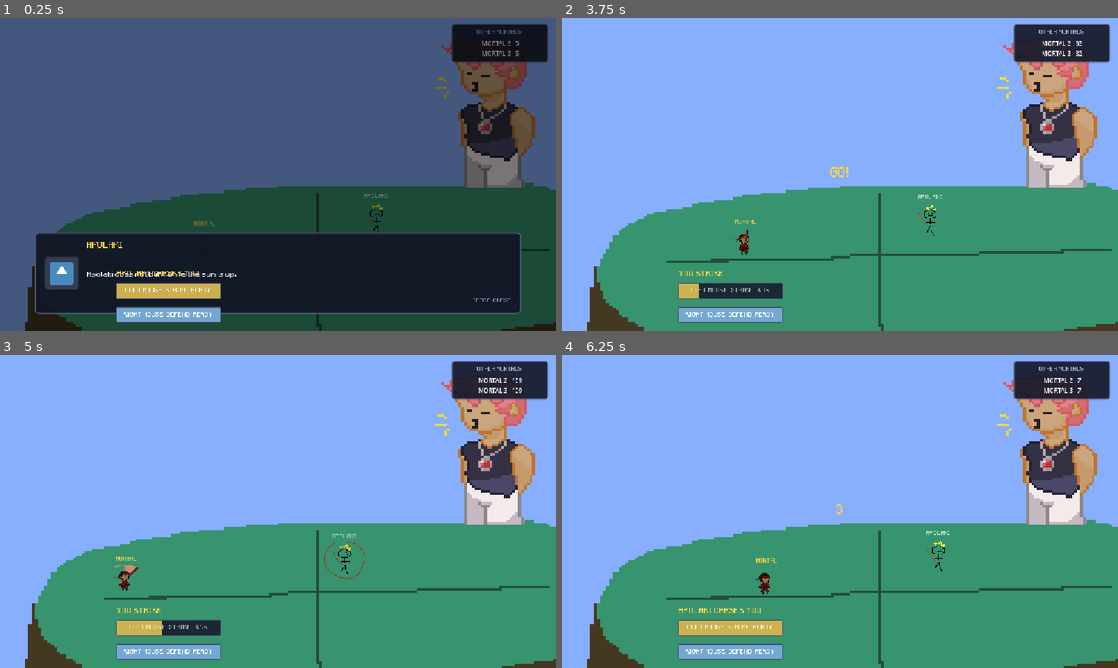
Above: before the commit, frames 1-4 (two rows, left to right).
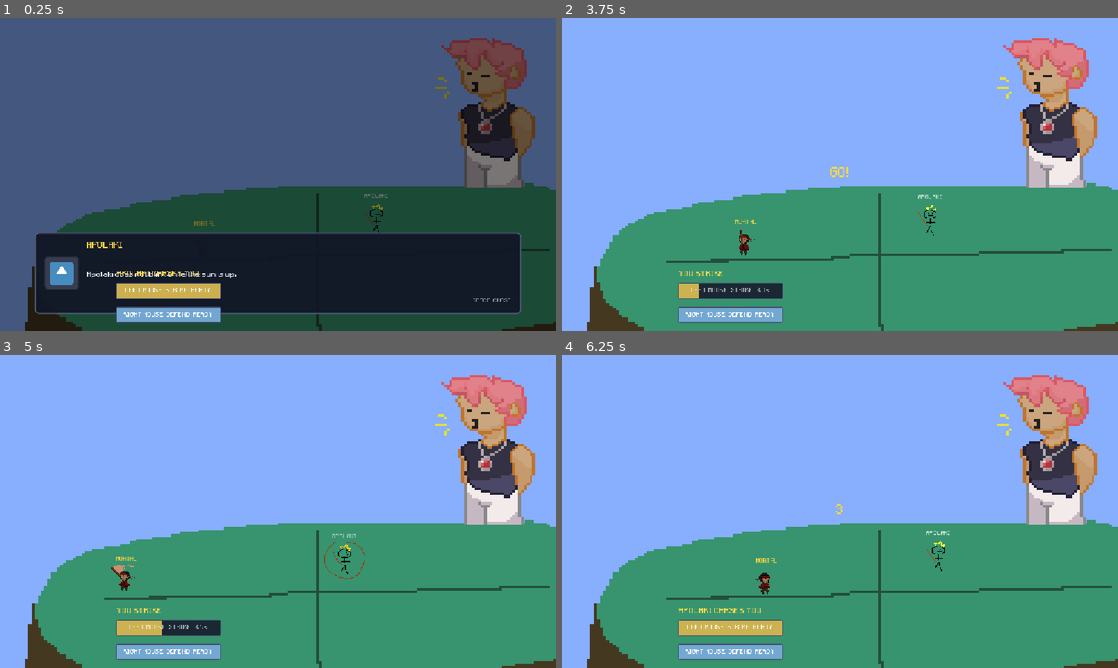
Above: after the commit, the same moments.

Repository: FraN-onLine/DOST2027
Game: Godot game, scene res://scenes/gods/apolaki/ApolakiArena.tscn
Two runs of this game, one before a commit and one after it. Both use one fixed random seed, a clock stepped at 60 frames per second and the inputs below. This scene is started directly instead of the project's main scene. The engine's default icon, where the game draws it, is replaced by a stand-in: a white triangle on a blue panel in a dark square.
Inputs (mouse positions are in pixels of both pictures, inside the frame that each line leads up to):
- Up to frame 1 (0.25 s): no input
- Up to frame 2 (3.75 s): tap Enter (ui_accept) at 0.5, 0.77, 1.25, 1.52, 2, 3.02, 3.5 s; move the mouse to (962, 158) at 0.52 s; press the mouse at (962, 158) at 0.53 s; hold D (move_right) 0.53-1.28 s; move the mouse to (728, 190) at 1.27 s; release the mouse at (728, 190) at 1.28 s; hold S (move_down) 1.28-2.03 s; tap Space (advance_dialogue) at 1.35 s; click (728, 190) at 1.55 s; move the mouse to (895, 105) at 2.02 s; press the mouse at (895, 105) at 2.03 s; hold D (move_right) 2.03-2.78 s; move the mouse to (812, 237) at 2.77 s; release the mouse at (812, 237) at 2.78 s; hold W (move_up) 2.78-3.53 s; right-click (812, 237) at 2.85 s; click (812, 237) at 3.05 s; move the mouse to (1006, 221) at 3.52 s; press the mouse at (1006, 221) at 3.53 s; hold A (move_left) from 3.53 s (still down); tap 1 at 3.6 s
- Up to frame 3 (5 s): keep holding A (move_left); tap Enter (ui_accept) at 3.77, 4.52 s; move the mouse to (111, 464) at 4.27 s; release the mouse at (111, 464) at 4.28 s; tap 2 at 4.35 s; click (111, 464) at 4.55 s
- Up to frame 4 (6.25 s): move the mouse to (867, 511) at 5.02 s; release A (move_left) at 5.03 s; press the mouse at (867, 511) at 5.03 s; hold S (move_down) 5.03-5.78 s; tap 3 at 5.1 s; move the mouse to (756, 433) at 5.77 s; release the mouse at (756, 433) at 5.78 s; hold D (move_right) from 5.78 s (still down); tap R at 5.85 s; tap Enter (ui_accept) at 6.02 s; click (756, 433) at 6.05 s

The runs differ from the first frame. In frame 1, 2.1% of the frame differs, in the area x 81-99%, y 2-15%; in frame 2, 2.2%; in frame 3, 2.3%, in the area x 20-99%, y 2-76%; in frame 4, 2.1%.

Commit message:
flippers

Diff:
--- a/dost-2027/UI/GodsArena/god_hud.gd
+++ b/dost-2027/UI/GodsArena/god_hud.gd
@@ -3,8 +3,8 @@
 # Arena HUD.
 # Top-left: the two stats - FAVOR and the GOD'S DUE voucher count - with the two
 # favor bars (E on the left, Q on the right) directly underneath them.
-# Also carries the trial clock, the rival mortals, the event line, the banner
-# and the end-of-trial results panel.
+# Also carries the trial clock, the event line, the banner and the end-of-trial
+# results panel.
 
 const COLOR_TIME_OK := Color(1, 1, 1, 1)
 const COLOR_TIME_LOW := Color(1, 0.4, 0.35, 1)
@@ -17,8 +17,6 @@
 @onready var bar_q: PanelContainer = $StatsPanel/Margin/VBox/SkillRow/SkillBarQ
 @onready var time_label: Label = $TrialPanel/Margin/VBox/TimeLabel
 @onready var trial_label: Label = $TrialPanel/Margin/VBox/TrialLabel
-@onready var leader_panel: PanelContainer = $LeaderPanel
-@onready var rival_list: VBoxContainer = $LeaderPanel/Margin/VBox/RivalList
 @onready var event_label: Label = $EventLabel
 @onready var banner_label: Label = $BannerLabel
 @onready var results_panel: PanelContainer = $ResultsPanel
@@ -29,7 +27,6 @@
 var _match: GodMatch = null
 var _god: God = null
 var _bar_favor: Dictionary = {}
-var _rival_rows: Dictionary = {}
 var _banner_time := 0.0
 
 
@@ -38,7 +35,6 @@
 	bar_q.setup("Q")
 	results_panel.visible = false
 	banner_label.visible = false
-	leader_panel.visible = false
 	event_label.text = ""
 
 
@@ -50,7 +46,6 @@
 		god_label.add_theme_color_override("font_color", _god.color)
 		game_label.text = _god.game_name
 		game_label.add_theme_color_override("font_color", Color(_god.color.r, _god.color.g, _god.color.b, 0.75))
-	_build_rivals()
 	log_event("The trial begins.", _god.color if _god != null else Color.WHITE)
 
 
@@ -95,26 +90,6 @@
 	results_hint.text = text
 
 
-func _build_rivals() -> void:
-	for child in rival_list.get_children():
-		rival_list.remove_child(child)
-		child.queue_free()
-	_rival_rows.clear()
-	if _match == null:
-		leader_panel.visible = false
-		return
-	for id in _match.mortals.keys():
-		var mortal := _match.mortal(id)
-		if mortal == null or mortal.is_local:
-			continue
-		var label := Label.new()
-		label.add_theme_font_size_override("font_size", 12)
-		label.horizontal_alignment = HORIZONTAL_ALIGNMENT_CENTER
-		rival_list.add_child(label)
-		_rival_rows[mortal.id] = label
-	leader_panel.visible = not _rival_rows.is_empty()
-
-
 func _process(delta: float) -> void:
 	if _banner_time > 0.0:
 		_banner_time = maxf(0.0, _banner_time - delta)
@@ -127,10 +102,6 @@
 		return
 	favor_value.text = str(mortal.favor)
 	due_value.text = str(mortal.due)
-	for id in _rival_rows.keys():
-		var rival := _match.mortal(id)
-		if rival != null:
-			_rival_rows[id].text = "%s   %d" % [rival.display_name, rival.favor]
 	_sync_bar(bar_e, GodFavor.Slot.E)
 	_sync_bar(bar_q, GodFavor.Slot.Q)
 
--- a/dost-2027/UI/GodsArena/god_hud.tscn
+++ b/dost-2027/UI/GodsArena/god_hud.tscn
@@ -162,41 +162,6 @@
 text = "TRIAL 1 OF 5"
 horizontal_alignment = 1
 
-[node name="LeaderPanel" type="PanelContainer" parent="."]
-visible = false
-layout_mode = 1
-anchors_preset = 1
-anchor_left = 1.0
-anchor_right = 1.0
-offset_left = -216.0
-offset_top = 12.0
-offset_right = -16.0
-grow_horizontal = 0
-theme_override_styles/panel = SubResource("StyleBoxFlat_panel")
-
-[node name="Margin" type="MarginContainer" parent="LeaderPanel"]
-layout_mode = 2
-theme_override_constants/margin_left = 10
-theme_override_constants/margin_top = 8
-theme_override_constants/margin_right = 10
-theme_override_constants/margin_bottom = 8
-
-[node name="VBox" type="VBoxContainer" parent="LeaderPanel/Margin"]
-layout_mode = 2
-theme_override_constants/separation = 4
-
-[node name="LeaderTitle" type="Label" parent="LeaderPanel/Margin/VBox"]
-layout_mode = 2
-theme_override_colors/font_color = Color(0.7, 0.75, 0.85, 1)
-theme_override_fonts/font = ExtResource("2_font")
-theme_override_font_sizes/font_size = 10
-text = "OTHER MORTALS"
-horizontal_alignment = 1
-
-[node name="RivalList" type="VBoxContainer" parent="LeaderPanel/Margin/VBox"]
-layout_mode = 2
-theme_override_constants/separation = 4
-
 [node name="EventLabel" type="Label" parent="."]
 layout_mode = 1
 anchors_preset = 12
--- a/dost-2027/scripts/gods/common/arena.gd
+++ b/dost-2027/scripts/gods/common/arena.gd
@@ -252,7 +252,6 @@
 	ui_layer.add_child(hud)
 	if embedded:
 		hud.get_node("StatsPanel").visible = false
-		hud.get_node("LeaderPanel").visible = false
 		hud.get_node("TrialPanel").visible = false
 		hud.get_node("EventLabel").visible = false
 		hud.get_node("BannerLabel").visible = false
--- a/dost-2027/scripts/gods/common/mortal.gd
+++ b/dost-2027/scripts/gods/common/mortal.gd
@@ -11,6 +11,14 @@
 # AnimatedSprite2D and carries the authored clips (the idle walk, plus the arnis
 # strike and guard): an arena plays them and reads the running frame back, so the
 # body holds the art while the arena keeps the rules.
+#
+# FACING: the authored art faces right, so a move to the left mirrors the sprite
+# (AnimatedSprite2D.flip_h) and slides the attack area + standing collision to
+# the mirror side of the mortal (their authored x offsets are multiplied by
+# `facing`). The facing is read from whatever is actually moving the mortal this
+# frame - player input, a forced move, a knockback, or, for a remote ghost the
+# arena glides towards its last reported position, the distance travelled - so
+# every ArenaMortal (the local player and every ghost) turns to face its motion.
 
 @export var move_speed := 215.0
 
@@ -18,6 +26,9 @@
 var bounds := Rect2()
 var ring_color := Color(1, 0.95, 0.8)
 var radius := 13.0
+
+# Which way the mortal faces: 1 = right (the way the art is drawn), -1 = left.
+var facing := 1
 
 var _stun := 0.0
 var _knockback := Vector2.ZERO
@@ -28,10 +39,27 @@
 var _floating_time := 0.0
 var _floating_velocity := Vector2.ZERO
 
+# Where the combat pieces sit in the authored scene; the facing mirrors their x
+# offsets (and their scale, so a non-symmetric shape would mirror too).
+var _area_offset_x := 0.0
+var _collision_offset_x := 0.0
+var _last_position := Vector2.ZERO
+
 @onready var sprite: AnimatedSprite2D = $Sprite
 @onready var glow: Sprite2D = $Glow
 @onready var name_tag: Label = $NameTag
 @onready var floating_text: Label = $FloatingStatus
+@onready var damage_area: Area2D = get_node("Arnis-Damage-Area")
+@onready var body_collision: CollisionShape2D = $CollisionShape2D
+
+
+func _ready() -> void:
+	# Read the authored offsets back and mirror them from the very first frame,
+	# so a scene that places the strike area off-centre keeps working flipped.
+	_area_offset_x = damage_area.position.x if damage_area != null else 0.0
+	_collision_offset_x = body_collision.position.x if body_collision != null else 0.0
+	_last_position = global_position
+	_apply_facing()
 
 
 func is_stunned() -> bool:
@@ -112,6 +140,39 @@
 	if anim != &"" and sprite.animation != anim:
 		return false
 	return sprite.is_playing()
+
+
+# --- FACING ----------------------------------------------------------------
+# The art faces right. Whoever is actually moving the mortal decides the facing:
+# an input-driven player has a live velocity; a ghost the arena glides towards
+# its last reported position has none - so use the distance travelled when the
+# velocity has nothing to say. Facing only changes on real motion; a mortal that
+# is standing (or shoved straight up/down/into a wall) keeps its last direction.
+func _update_facing() -> void:
+	var moved := global_position - _last_position
+	_last_position = global_position
+	var basis := velocity if absf(velocity.x) > 4.0 else moved
+	if absf(basis.x) < 4.0:
+		return
+	var new_facing := 1 if basis.x > 0.0 else -1
+	if new_facing == facing:
+		return
+	facing = new_facing
+	_apply_facing()
+
+
+# Mirror every side-specific piece of the mortal to the current facing: the
+# sprite texture, the attack area's offset and scale (so a non-symmetric shape
+# truly mirrors) and the standing collision's offset and scale.
+func _apply_facing() -> void:
+	if sprite != null:
+		sprite.flip_h = facing < 0
+	if damage_area != null:
+		damage_area.position.x = _area_offset_x * facing
+		damage_area.scale.x = facing
+	if body_collision != null:
+		body_collision.position.x = _collision_offset_x * facing
+		body_collision.scale.x = facing
 
 
 func _physics_process(delta: float) -> void:
@@ -131,6 +192,8 @@
 	if bounds.size != Vector2.ZERO:
 		global_position.x = clampf(global_position.x, bounds.position.x + radius, bounds.end.x - radius)
 		global_position.y = clampf(global_position.y, bounds.position.y + radius, bounds.end.y - radius)
+
+	_update_facing()
 
 	_bob += delta
 	if sprite != null:
--- /dev/null
+++ b/dost-2027/tools/flip_panel_check.gd
@@ -0,0 +1,87 @@
+extends SceneTree
+
+# Validation: the "OTHER MORTALS" upper-right panel is gone from the arena HUD,
+# and the mortal mirrors sprite / strike area / standing collision to its facing.
+# Run: godot --headless --path <project> -s res://tools/flip_panel_check.gd
+
+var _problems := 0
+
+
+func _initialize() -> void:
+	_run()
+
+
+func _check(condition: bool, label: String) -> void:
+	if condition:
+		print("PASS  %s" % label)
+	else:
+		_problems += 1
+		printerr("FAIL  %s" % label)
+
+
+func _run() -> void:
+	# --- the arena HUD no longer carries the OTHER MORTALS leader panel ---------
+	var hud = load("res://UI/GodsArena/god_hud.tscn").instantiate()
+	_check(hud.has_node("LeaderPanel") == false, "god_hud scene has no LeaderPanel node")
+	var found := false
+	for child in hud.find_children("*", "PanelContainer", true, false):
+		var title = child.get_node_or_null("Margin/VBox/LeaderTitle")
+		if title != null and title.text.contains("OTHER MORTALS"):
+			found = true
+	_check(not found, "no panel in god_hud shows an 'OTHER MORTALS' title")
+	hud.free()
+
+	# --- the mortal mirrors its pieces to the facing direction ------------------
+	var view := SubViewport.new()
+	view.size = Vector2i(1152, 648)
+	view.disable_3d = true
+	get_root().add_child(view)
+	var mortal = load("res://scenes/gods/common/Mortal.tscn").instantiate()
+	view.add_child(mortal)
+	await process_frame
+	_check(mortal.damage_area != null, "mortal resolved its Arnis-Damage-Area")
+	_check(mortal.body_collision != null, "mortal resolved its standing collision")
+	_check(mortal.sprite != null, "mortal resolved its sprite")
+	_check(mortal.facing == 1, "mortal starts facing right (the authored art)")
+
+	# A move to the LEFT mirrors everything.
+	mortal.velocity = Vector2(-120, 0)
+	mortal._update_facing()
+	_check(mortal.facing == -1, "mortal turns to face left after a leftward move")
+	_check(mortal.sprite.flip_h, "sprite flip_h is set when facing left")
+	_check(is_equal_approx(mortal.damage_area.scale.x, -1.0), "strike area scale flips when facing left")
+	_check(is_equal_approx(mortal.body_collision.scale.x, -1.0), "standing collision scale flips when facing left")
+	_check(is_equal_approx(mortal.damage_area.position.x, mortal._area_offset_x * -1.0), "strike area offset mirrors to the left")
+	_check(is_equal_approx(mortal.body_collision.position.x, mortal._collision_offset_x * -1.0), "standing collision offset mirrors to the left")
+
+	# A move back to the RIGHT restores the authored pose.
+	mortal.velocity = Vector2(120, 0)
+	mortal.global_position.x += 80.0
+	mortal._update_facing()
+	_check(mortal.facing == 1, "mortal turns back to the right")
+	_check(not mortal.sprite.flip_h, "sprite flip_h clears when facing right")
+	_check(is_equal_approx(mortal.damage_area.scale.x, 1.0), "strike area scale restores when facing right")
+	_check(is_equal_approx(mortal.body_collision.scale.x, 1.0), "standing collision scale restores when facing right")
+
+	# A ghost glides with no velocity of its own: the travelled distance decides.
+	mortal.velocity = Vector2.ZERO
+	mortal._last_position = mortal.global_position
+	mortal.global_position.x -= 40.0
+	mortal._update_facing()
+	_check(mortal.facing == -1, "a ghost with no velocity turns from the distance it travelled")
+
+	# Standing still keeps the last facing instead of flickering.
+	mortal._last_position = mortal.global_position
+	mortal.velocity = Vector2.ZERO
+	mortal._update_facing()
+	_check(mortal.facing == -1, "a standing mortal keeps its last facing")
+
+	mortal.free()
+	view.free()
+
+	if _problems == 0:
+		print("flip_panel_check: OK")
+		quit(0)
+	else:
+		printerr("flip_panel_check: %d problem(s)" % _problems)
+		quit(1)
Not shown, added: dost-2027/tools/flip_panel_check.gd.uid
